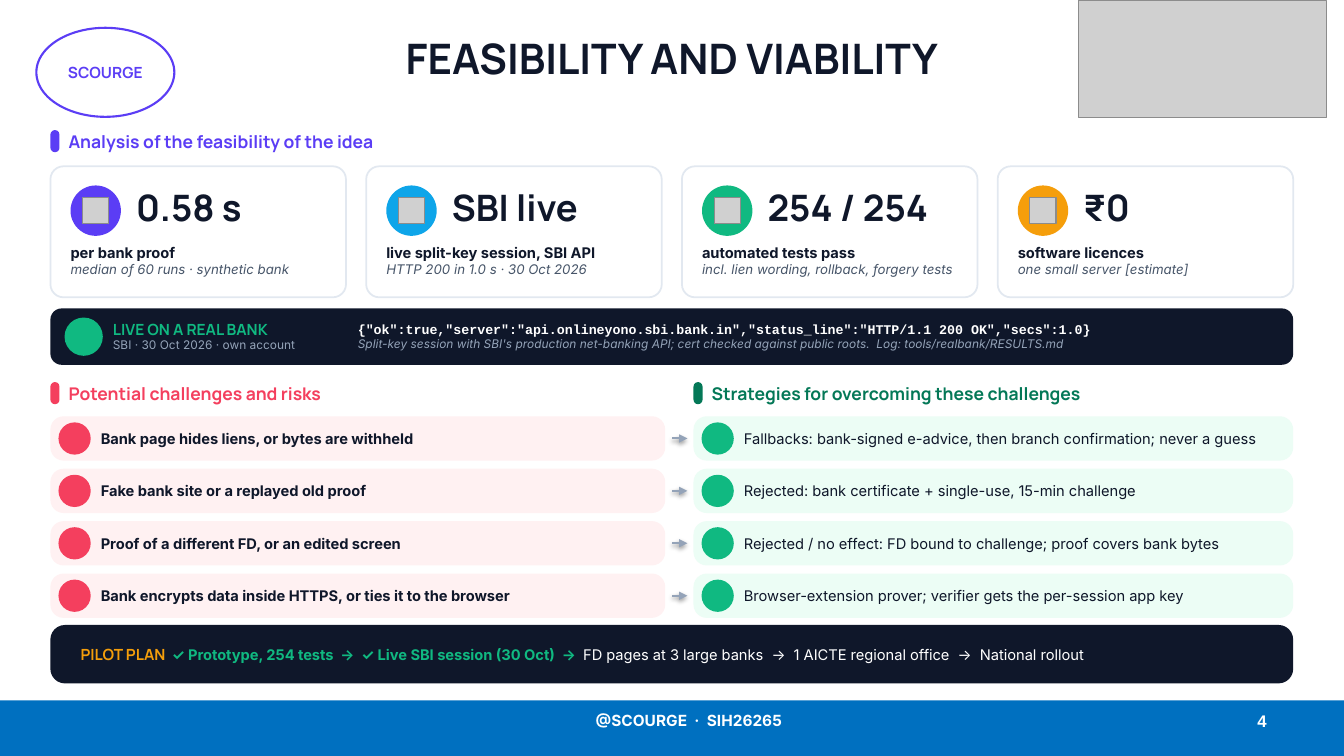
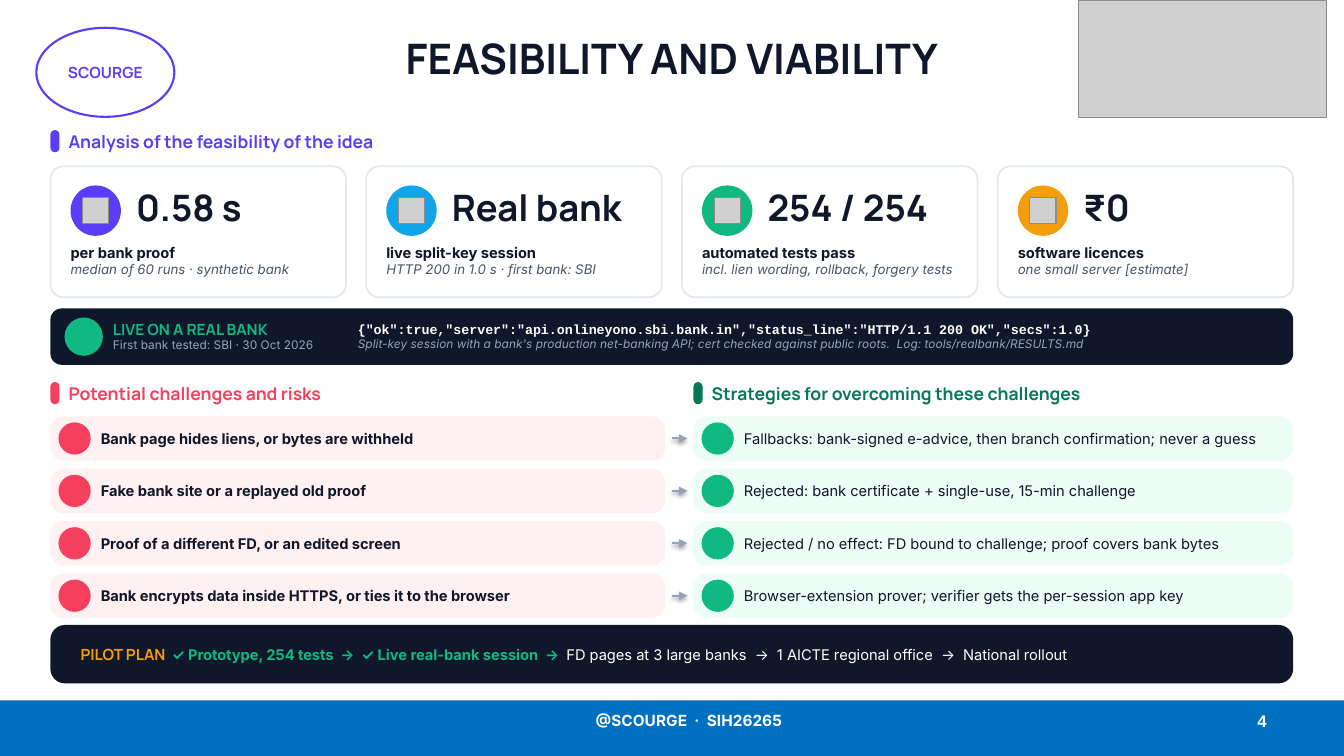
Before and after one commit to Lakki007/Arnavax-Scourge-SIH26265, a slide deck: slide 4 of docs/ppt/Scourge_SIH26265_Idea.pptx. Drawn at 1344x756 pixels with LibreOffice and Linux fonts; fonts in the diff are those of the drawing; grey boxes stand for pictures; background and template pictures are left out. Boxes give left, top, right and bottom in pixels: in the first picture for what was removed or moved away, otherwise in the second. Text is boxed around its words. In the diff, an @@ line names an element or a change of style, - is before the commit and + after.

```diff
--- a/docs/ppt/Scourge_SIH26265_Idea.pptx
+++ b/docs/ppt/Scourge_SIH26265_Idea.pptx
@@ text at box(452, 194, 622, 222): text changed @@
-SBI live
+Real bank
@@ text at box(386, 247, 596, 277): text changed; size 10.5 to 9.5 pt; text colour #0F172A to #475569; bold off; italic on @@
-live split-key session, SBI API
-HTTP 200 in 1.0 s · 30 Oct 2026
+live split-key session
+HTTP 200 in 1.0 s · first bank: SBI
@@ text at box(113, 340, 313, 349): text changed @@
-SBI · 30 Oct 2026 · own account
+First bank tested: SBI · 30 Oct 2026
@@ text at box(358, 339, 1084, 351): text changed @@
-Split-key session with SBI's production net-banking API; cert checked against public roots. Log: tools/realbank/RESULTS.md
+Split-key session with a bank's production net-banking API; cert checked against public roots. Log: tools/realbank/RESULTS.md
@@ text at box(81, 648, 1067, 663): text changed @@
-PILOT PLAN ✓ Prototype, 254 tests → ✓ Live SBI session (30 Oct) → FD pages at 3 large banks → 1 AICTE regional office → National rollout
+PILOT PLAN ✓ Prototype, 254 tests → ✓ Live real-bank session → FD pages at 3 large banks → 1 AICTE regional office → National rollout
```
Also in this commit, not shown: 3 other slides changed, 2 other files.
